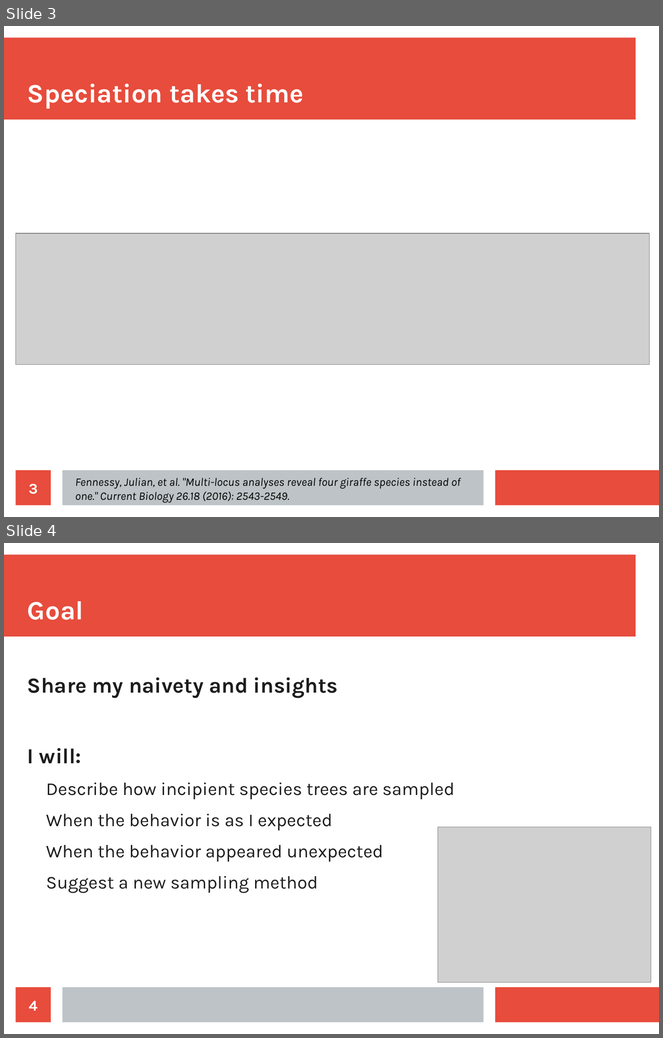
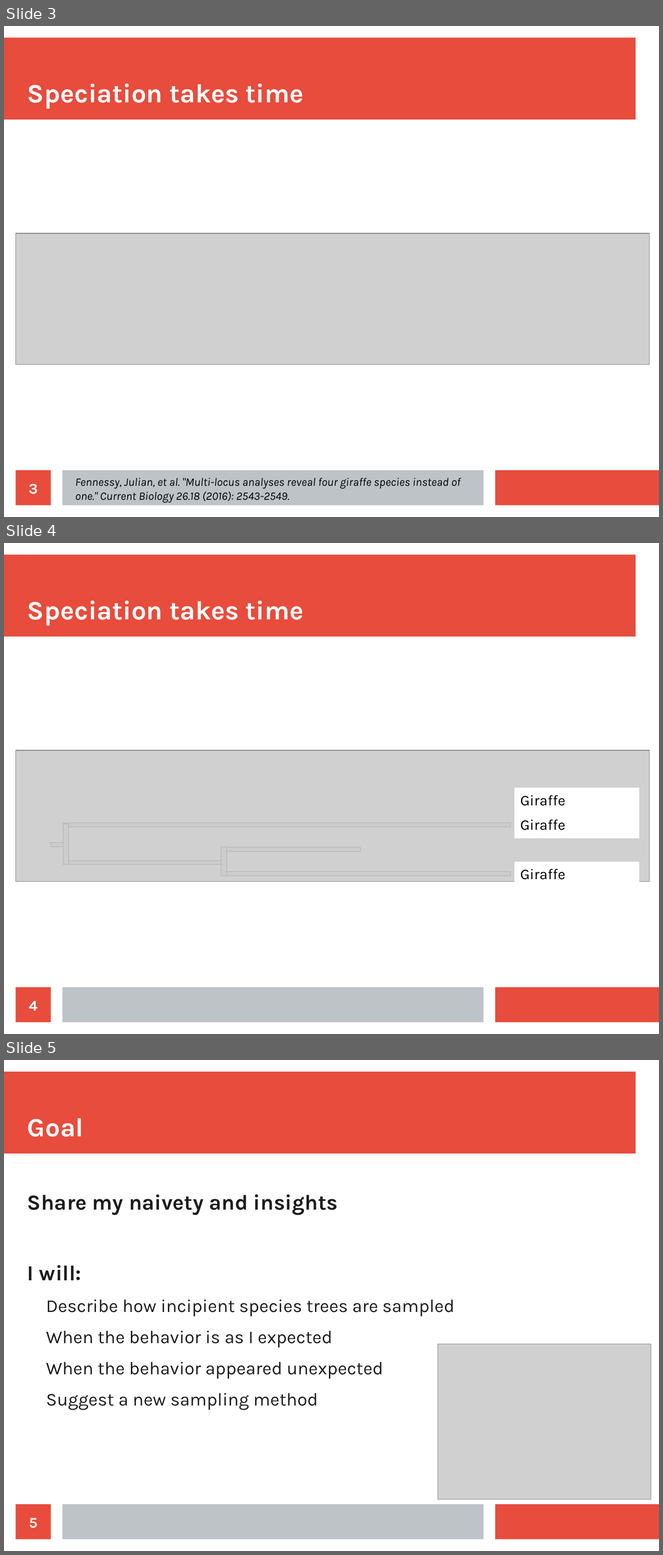
Before and after one commit to richelbilderbeek/Science, a slide deck: Bilderbeek20180502TeceMeeting/20180502Sampling.odp. Shown one above the other, each under a label of ours: slides 3 and 4 before the commit, slides 3, 4 and 5 after it. The pictures are 663x1038 and 663x1555 pixels, drawn with LibreOffice and Linux fonts; fonts in the diff are those of the drawing; grey boxes stand for pictures. Boxes give left, top, right and bottom in pixels: in the first picture for what was removed or moved away, otherwise in the second. Text is boxed around its words. In the diff, an @@ line names an element or a change of style, - is before the commit and + after.

```diff
--- a/Bilderbeek20180502TeceMeeting/20180502Sampling.odp
+++ b/Bilderbeek20180502TeceMeeting/20180502Sampling.odp
@@ slide 4 added at <box>4,543,659,1034</box>, background #FFFFFF; not listed: 3 template elements that a slide beside it also shows @@
@@ title added at <box>27,601,304,626</box>, 32 pt, text #FFFFFF, bold @@
+Speciation takes time
@@ picture added at <box>16,750,650,882</box> @@
@@ rectangle added at <box>515,788,639,814</box>, fill #FFFFFF, 18 pt, text #000000 @@
+Giraffe
@@ rectangle added at <box>63,823,510,827</box>, fill #CCCCCC, outline #B2B2B2 0 pt @@
@@ rectangle added at <box>515,812,639,838</box>, fill #FFFFFF, 18 pt, text #000000 @@
+Giraffe
@@ rectangle added at <box>63,824,69,865</box>, fill #CCCCCC, outline #B2B2B2 0 pt @@
@@ rectangle added at <box>50,843,63,847</box>, fill #CCCCCC, outline #B2B2B2 0 pt @@
@@ rectangle added at <box>221,847,227,876</box>, fill #CCCCCC, outline #B2B2B2 0 pt @@
@@ rectangle added at <box>225,848,361,852</box>, fill #CCCCCC, outline #B2B2B2 0 pt @@
@@ rectangle added at <box>63,861,224,865</box>, fill #CCCCCC, outline #B2B2B2 0 pt @@
@@ rectangle added at <box>515,862,639,888</box>, fill #FFFFFF, 18 pt, text #000000 @@
+Giraffe
@@ rectangle added at <box>225,872,510,876</box>, fill #CCCCCC, outline #B2B2B2 0 pt @@
@@ page number added at <box>16,988,51,1023</box>, fill #E74C3C, 18 pt, text #FFFFFF, bold @@
+4
@@ what was slide 4 is now slide 5 @@
@@ page number at <box>29,1518,38,1529</box>: text changed @@
-4
+5
```
Also in this commit, not shown: 6 slides changed, 1 other file.
